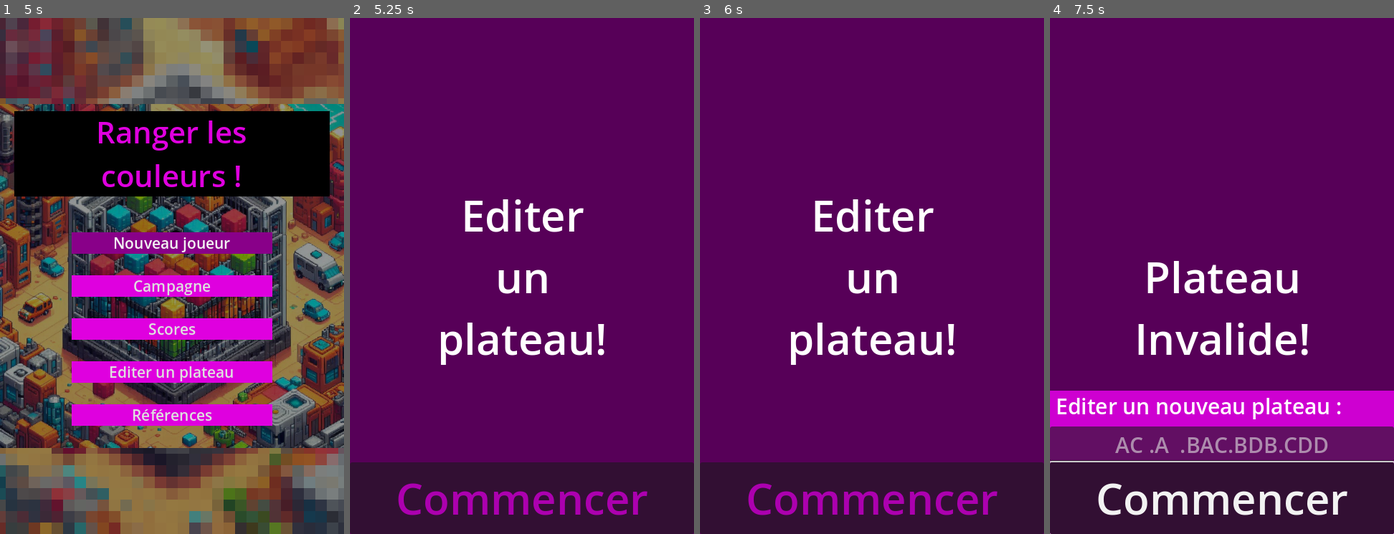
Above: before the commit, frames 1-4 (left to right).
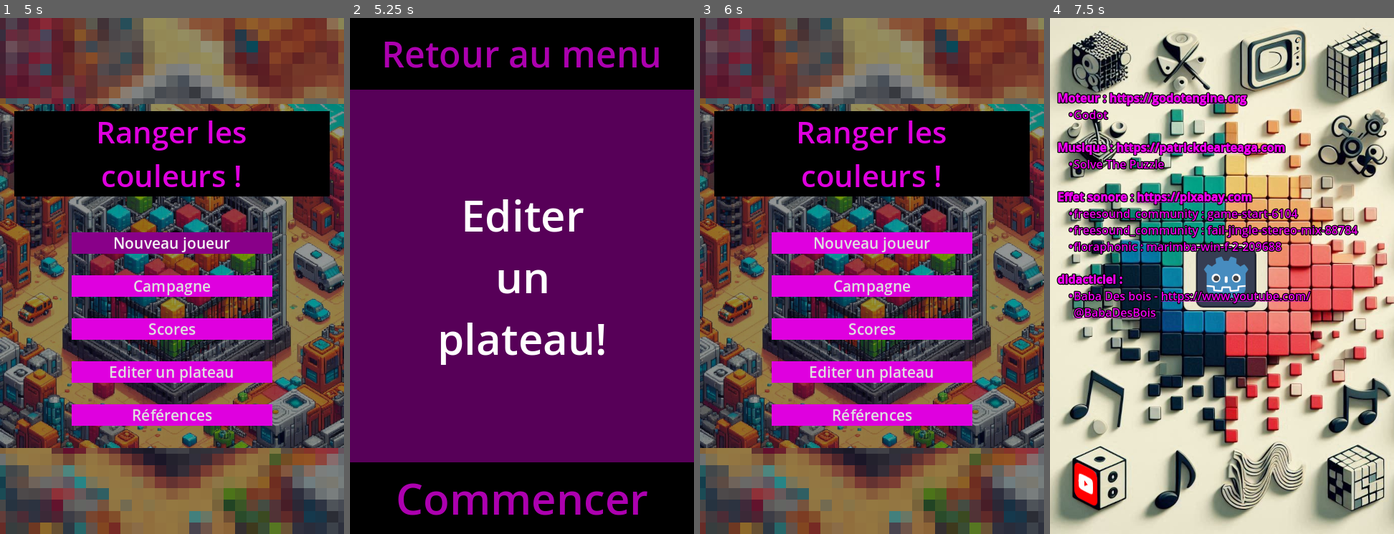
Above: after the commit, the same moments.

Repository: leguims/godot-color-sort-for-anna
Game: Godot game, scene res://Scenes/MenuPrincipal/menu_principal.tscn
The game is run twice, just before and just after one commit, with the same random seed, the same clock (stepped at 60 frames per second) and the same inputs.
Inputs (mouse positions are in pixels of both pictures, inside the frame that each line leads up to):
- Up to frame 1 (5 s): click "Nouveau joueur" at 0.5 s; click (172, 265) at 1.27 s; type "Alex" at 1.35 s; click "Campagne" at 2 s; click (172, 332) at 2.77 s; type "Alex" at 2.85 s; click "Scores" at 3.5 s; tap Enter at 4.25 s; move the mouse to (247, 250) at 4.27 s; click (247, 250) at 4.42 s
- Up to frame 2 (5.25 s): click "Editer un plateau" at 5 s
- Up to frame 3 (6 s): click (872, 54) at 5.75 s, where only the run after the commit has a clickable "Retour au menu"
- Up to frame 4 (7.5 s): click (1222, 497) at 6.5 s, where only the run before the commit has a clickable "Commencer"; click (1222, 415) at 7.25 s, where only the run after the commit has a clickable "Références"

Frame 1 is identical in both runs. In frame 2, 26% of the frame differs, in the area x 0-100%, y 0-100%; in frame 3, 99%; in frame 4, 99%.

Commit message:
Ajout du bouton "Retour au Menu" principal.

Diff:
--- a/Scenes/Menu/menu.gd
+++ b/Scenes/Menu/menu.gd
@@ -25,6 +25,7 @@
 func cacher_accueil():
 	$Message.hide()
 	$EditeurPlateau.hide()
+	$BoutonMenuPrincipal.hide()
 	$BoutonCommencer.hide()
 
 func _afficher_message(texte : String, temporaire : bool = true):
@@ -43,3 +44,6 @@
 
 func _on_saisie_edition_plateau_text_submitted(new_text: String) -> void:
 	saisie_plateau.emit(new_text)
+
+func _on_bouton_menu_principal_pressed() -> void:
+	get_tree().change_scene_to_file("res://Scenes/MenuPrincipal/menu_principal.tscn")
--- a/Scenes/Menu/menu.tscn
+++ b/Scenes/Menu/menu.tscn
@@ -1,9 +1,33 @@
-[gd_scene load_steps=2 format=3 uid="uid://xsrt777ms37l"]
+[gd_scene load_steps=6 format=3 uid="uid://xsrt777ms37l"]
 
 [ext_resource type="Script" path="res://Scenes/Menu/menu.gd" id="1_d2lp0"]
 
+[sub_resource type="StyleBoxFlat" id="StyleBoxFlat_w2jhv"]
+bg_color = Color(0, 0, 0, 1)
+
+[sub_resource type="StyleBoxFlat" id="StyleBoxFlat_4v47e"]
+bg_color = Color(0, 0, 0, 1)
+
+[sub_resource type="StyleBoxFlat" id="StyleBoxFlat_1gckf"]
+bg_color = Color(0, 0, 0, 1)
+
+[sub_resource type="StyleBoxFlat" id="StyleBoxFlat_j78cs"]
+bg_color = Color(0, 0, 0, 1)
+
 [node name="Menu" type="CanvasLayer"]
 script = ExtResource("1_d2lp0")
+
+[node name="BoutonMenuPrincipal" type="Button" parent="."]
+anchors_preset = 10
+anchor_right = 1.0
+offset_bottom = 100.0
+grow_horizontal = 2
+theme_override_colors/font_hover_color = Color(0.996078, 0.333333, 1, 1)
+theme_override_colors/font_color = Color(0.67451, 0, 0.686275, 1)
+theme_override_font_sizes/font_size = 50
+theme_override_styles/hover = SubResource("StyleBoxFlat_w2jhv")
+theme_override_styles/normal = SubResource("StyleBoxFlat_4v47e")
+text = "Retour au menu"
 
 [node name="Message" type="Label" parent="."]
 anchors_preset = 8
@@ -72,8 +96,11 @@
 theme_override_colors/font_hover_color = Color(0.994947, 0.331387, 1, 1)
 theme_override_colors/font_color = Color(0.675529, 0.00038495, 0.685483, 1)
 theme_override_font_sizes/font_size = 60
+theme_override_styles/hover = SubResource("StyleBoxFlat_1gckf")
+theme_override_styles/normal = SubResource("StyleBoxFlat_j78cs")
 text = "Commencer"
 
+[connection signal="pressed" from="BoutonMenuPrincipal" to="." method="_on_bouton_menu_principal_pressed"]
 [connection signal="timeout" from="TempoMessage" to="." method="_on_tempo_message_timeout"]
 [connection signal="text_submitted" from="EditeurPlateau/SaisieEditionPlateau" to="." method="_on_saisie_edition_plateau_text_submitted"]
 [connection signal="pressed" from="BoutonCommencer" to="." method="_on_bouton_commencer_pressed"]
--- a/Scenes/Menu/menu_editer_un_plateau.gd
+++ b/Scenes/Menu/menu_editer_un_plateau.gd
@@ -15,6 +15,7 @@
 	$EditeurPlateau/SaisieEditionPlateau.clear()
 	$EditeurPlateau.show()
 	await get_tree().create_timer(1.0).timeout
+	$BoutonMenuPrincipal.show()
 	$BoutonCommencer.show()
 
 func afficher_plateau_suivant():
@@ -23,6 +24,7 @@
 	$EditeurPlateau/SaisieEditionPlateau.clear()
 	$EditeurPlateau.show()
 	await get_tree().create_timer(1.0).timeout
+	$BoutonMenuPrincipal.show()
 	$BoutonCommencer.show()
 
 func afficher_plateau_invalide():
@@ -42,6 +44,7 @@
 	await $TempoMessage.timeout
 	$Message.autowrap_mode=TextServer.AUTOWRAP_WORD
 
+	$BoutonMenuPrincipal.show()
 	$EditeurPlateau/SaisieEditionPlateau.clear()
 	$EditeurPlateau.show()
 	$BoutonCommencer.show()
